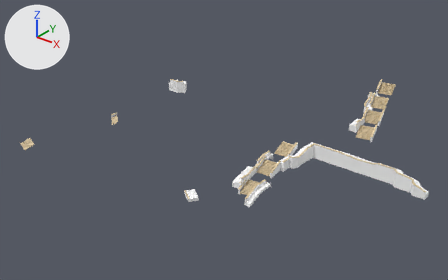
One commit to the glTF model games/yorimichi/assets/belmonte/meshes/SM_BM_BC_Works_1_3.glb: the scene before it, then after it.
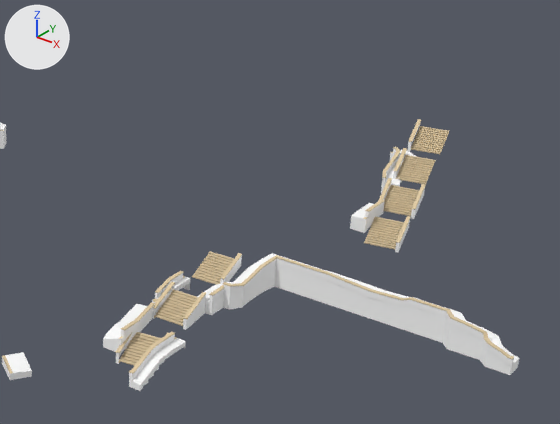
The first picture shows the older version from a camera (50 mm lens) standing at (59.6, -82.3, 79.0) and looking at (-37.4, 38.9, 3.8). The close-ups show the older and then the newer version on the part from 41% to 100% of the width and 8% to 80% of the height of that picture. Only the edits that show in the close-ups are written down. Every picture has the same lights, and +X, +Y and +Z are marked at upper left. Vertices at exactly the same position are counted once.

In view in the first close-up: 'SM_BM_BC_Works_1_3'.
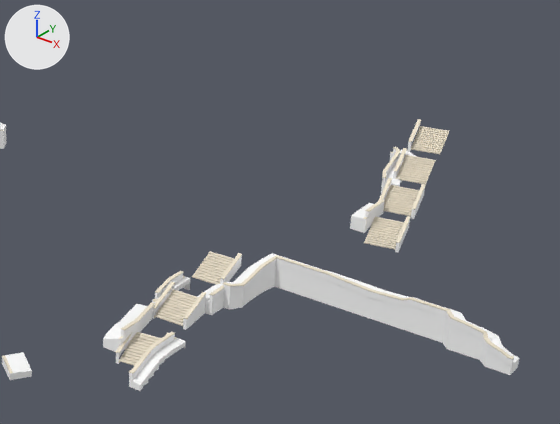
What differs and where, as boxes (x1, y1, x2, y2) in the close-ups (560 x 424 px):
part 1 of me_sm_bc_works_1_3, recoloured: (2, 119, 514, 374) in both

Patch to the scene script:
```diff
--- a/games/yorimichi/assets/belmonte/meshes/SM_BM_BC_Works_1_3.glb.py
+++ b/games/yorimichi/assets/belmonte/meshes/SM_BM_BC_Works_1_3.glb.py
@@ me_sm_bc_works_1_3 @@
 me_sm_bc_works_1_3.from_pydata(...)  # 4063 vertices, 5094 faces; spans x -86.2..18.0, y 4.4..83.2, z -0.2..15.0
 # used by ob_sm_bm_bc_works_1_3; location = (0.0, 0.0, 0.0)
+# me_sm_bc_works_1_3 part 1: 3574 faces centred in x -85.7..17.8, y 4.6..82.9, z 0.1..14.4 are repainted in the vertex colours; the middle colour goes from beige #d5c19d to pale yellow #ece2ce
 me_sm_bc_works_1_3.materials.append(mat_bm_000_m_ashlar_007)
```
